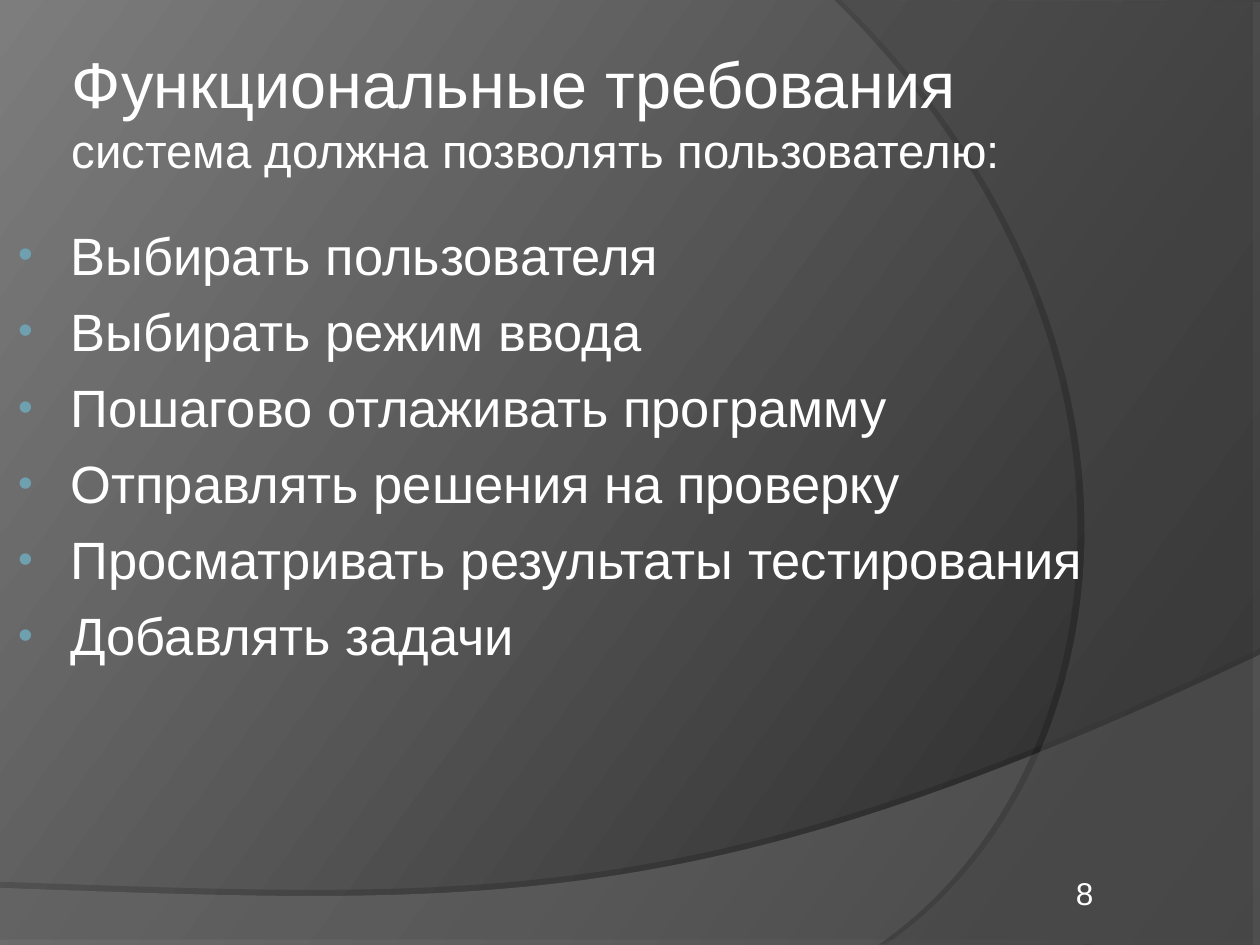
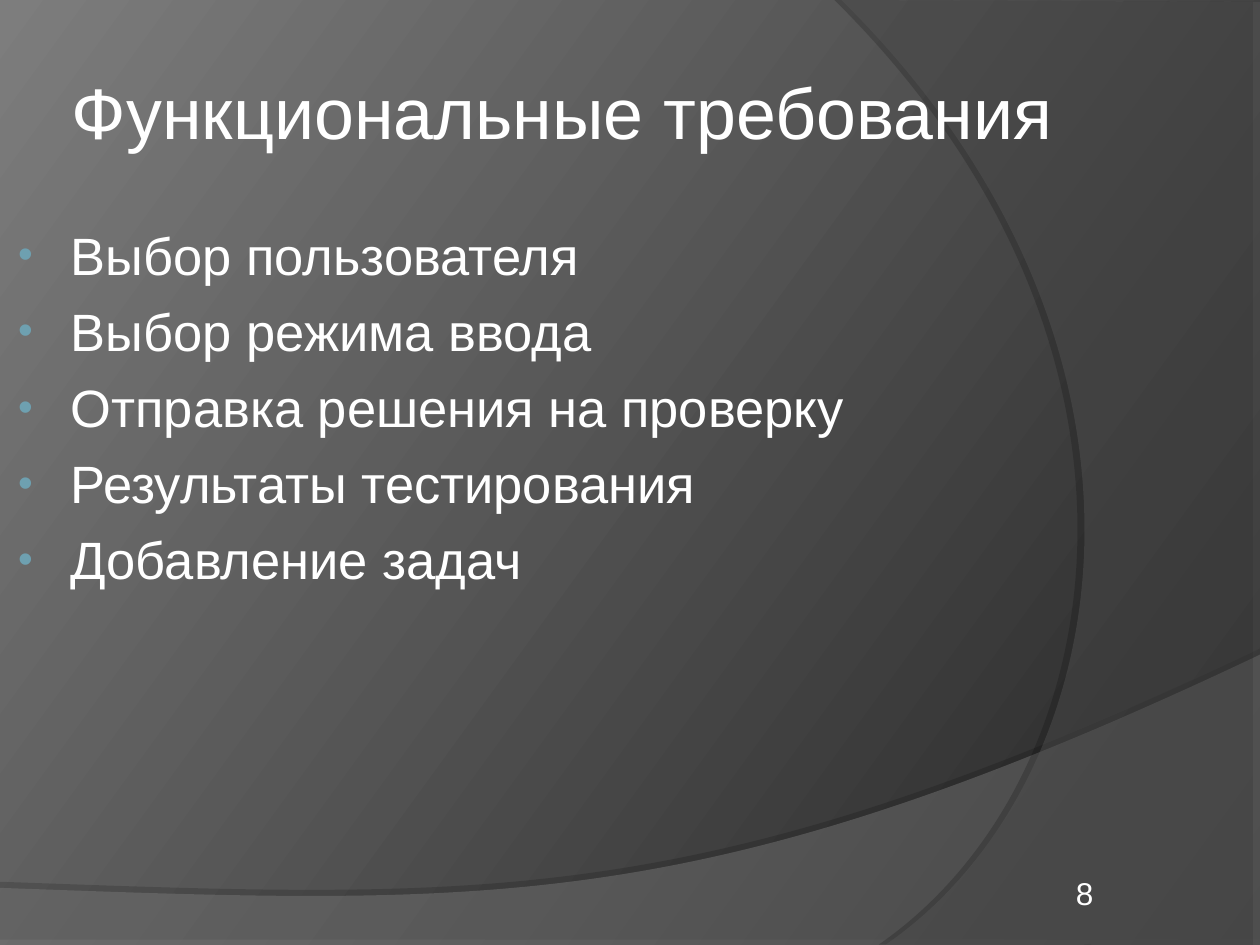
Before and after one commit to elvslv/DiplomaReport, a slide deck: slide 8 of C8503A_Vasilyeva_presentation.ppt. Drawn at 1260x945 pixels with LibreOffice and Linux fonts; fonts in the diff are those of the drawing. Boxes give left, top, right and bottom in pixels: in the first picture for what was removed or moved away, otherwise in the second. Text is boxed around its words. In the diff, an @@ line names an element or a change of style, - is before the commit and + after.

```diff
--- a/C8503A_Vasilyeva_presentation.ppt
+++ b/C8503A_Vasilyeva_presentation.ppt
@@ title at [72,86,1052,153]: text changed; size 27 to 41 pt @@
-Функциональные требования
-система должна позволять пользователю:
+Функциональные требования
@@ text at [71,236,843,590]: text changed @@
-• Выбирать пользователя
-• Выбирать режим ввода
-• Пошагово отлаживать программу
-• Отправлять решения на проверку
-• Просматривать результаты тестирования
-• Добавлять задачи
+• Выбор пользователя
+• Выбор режима ввода
+• Отправка решения на проверку
+• Результаты тестирования
+• Добавление задач
```
Also in this commit, not shown: 2 other slides changed, 1 other file.
